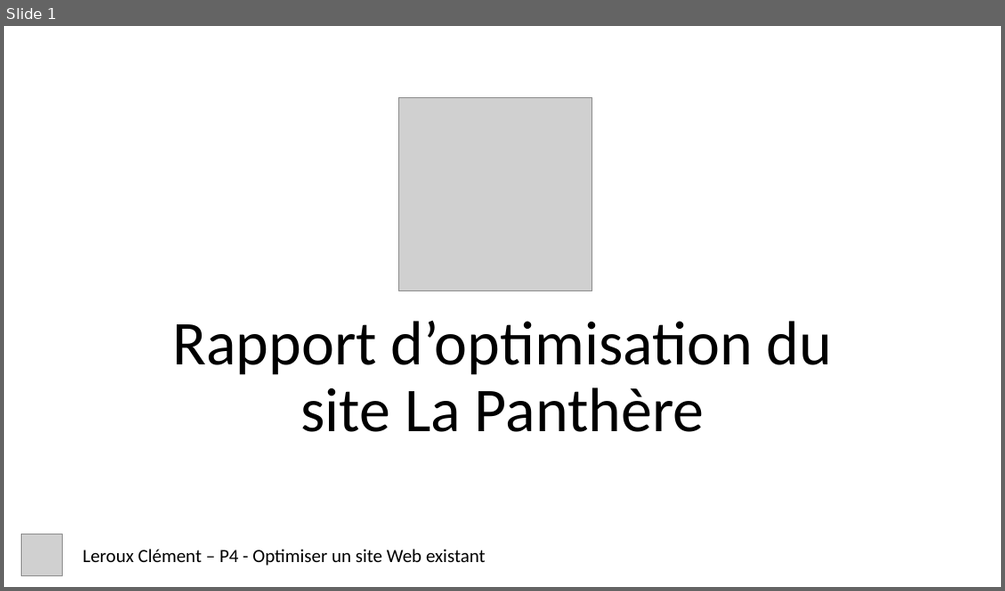
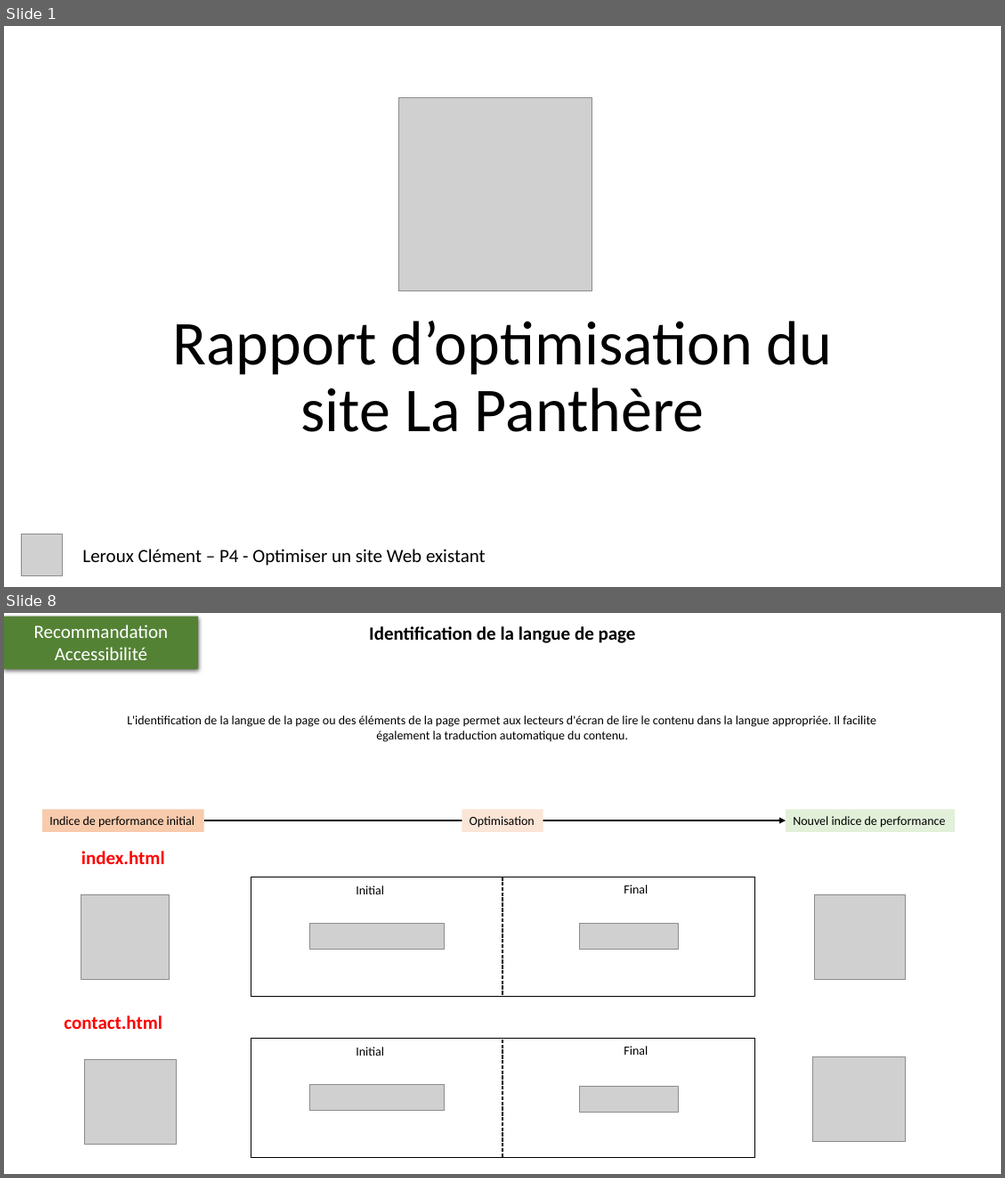
Before and after one commit to clementleroux-dev/P4-La_panthere, a slide deck: Présentation1.pptx. Shown one above the other, each under a label of ours: slide 1 before the commit, slides 1 and 8 after it; the slides between them are not shown. The pictures are 1005x591 and 1005x1178 pixels, drawn with LibreOffice and Linux fonts; fonts in the diff are those of the drawing; grey boxes stand for pictures. Boxes give left, top, right and bottom in pixels: in the first picture for what was removed or moved away, otherwise in the second. Text is boxed around its words. In the diff, an @@ line names an element or a change of style, - is before the commit and + after.

```diff
--- a/Présentation1.pptx
+++ b/Présentation1.pptx
@@ slide 8 added at (4, 613, 1001, 1174), background #FFFFFF @@
@@ rectangle added at (4, 616, 198, 669), fill #548235, 18 pt, text #FFFFFF @@
+Recommandation Accessibilité
@@ text added at (369, 626, 636, 643), 18 pt, text #000000, bold @@
+Identification de la langue de page
@@ text added at (127, 715, 876, 742), 12 pt, text #000000 @@
+L'identification de la langue de la page ou des éléments de la page permet aux lecteurs d'écran de lire le contenu dans la langue appropriée. Il facilite également la traduction automatique du contenu.
@@ rectangle added at (42, 809, 203, 831), fill #F8CBAD, 12 pt, text #000000 @@
+Indice de performance initial
@@ arrow added from (204, 820) to (785, 820), #000000 1.5 pt @@
@@ rectangle added at (461, 809, 543, 831), fill #FBE5D6, 12 pt, text #000000 @@
+Optimisation
@@ rectangle added at (785, 809, 955, 831), fill #E2F0D9, 12 pt, text #000000 @@
+Nouvel indice de performance
@@ text added at (81, 851, 165, 864), 18 pt, text #FF0000, bold @@
+index.html
@@ rectangle added at (251, 877, 754, 996), outline #000000 0.5 pt @@
@@ line added from (502, 877) to (502, 996), #000000 1.25 pt dashed @@
@@ picture added at (81, 894, 170, 980) @@
@@ text added at (356, 885, 384, 894), 12 pt, text #000000 @@
+Initial
@@ text added at (623, 884, 647, 893), 12 pt, text #000000 @@
+Final
@@ picture added at (814, 894, 905, 980) @@
@@ picture added at (310, 924, 444, 949) @@
@@ picture added at (579, 924, 678, 949) @@
@@ text added at (64, 1015, 162, 1029), 18 pt, text #FF0000, bold @@
+contact.html
@@ rectangle added at (251, 1038, 754, 1157), outline #000000 0.5 pt @@
@@ line added from (502, 1039) to (502, 1159), #000000 1.25 pt dashed @@
@@ picture added at (85, 1060, 176, 1144) @@
@@ text added at (356, 1046, 384, 1055), 12 pt, text #000000 @@
+Initial
@@ text added at (623, 1046, 647, 1054), 12 pt, text #000000 @@
+Final
@@ picture added at (813, 1056, 906, 1141) @@
@@ picture added at (310, 1084, 444, 1111) @@
@@ picture added at (579, 1086, 678, 1111) @@
```
Also in this commit, not shown: 2 slides changed, 4 other slides added, 7 other files.
